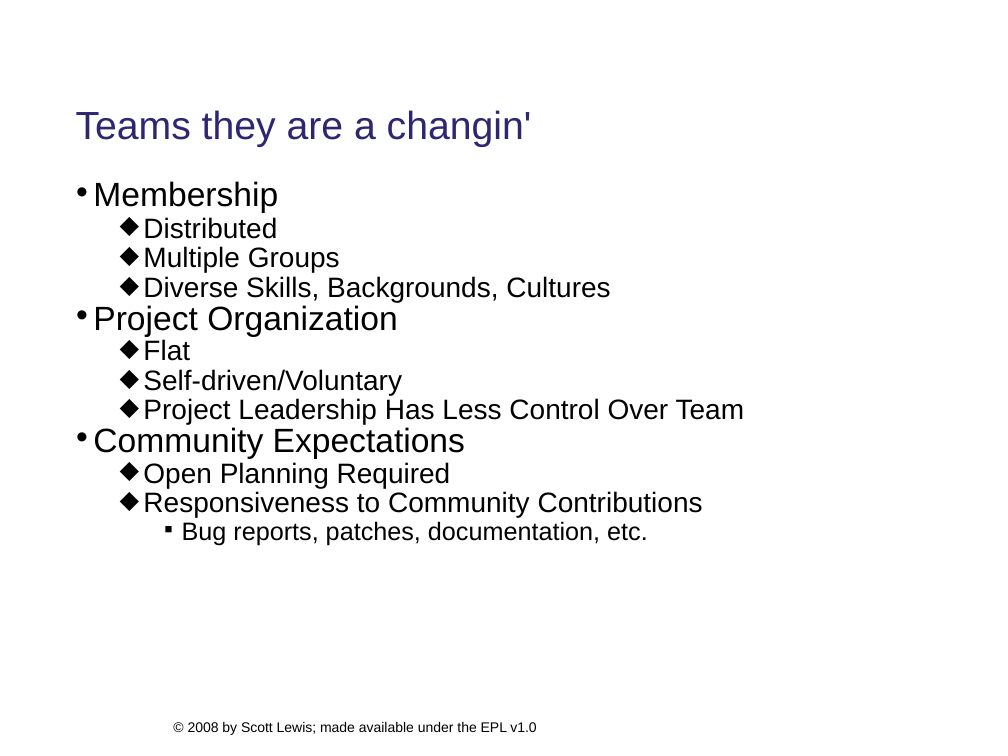
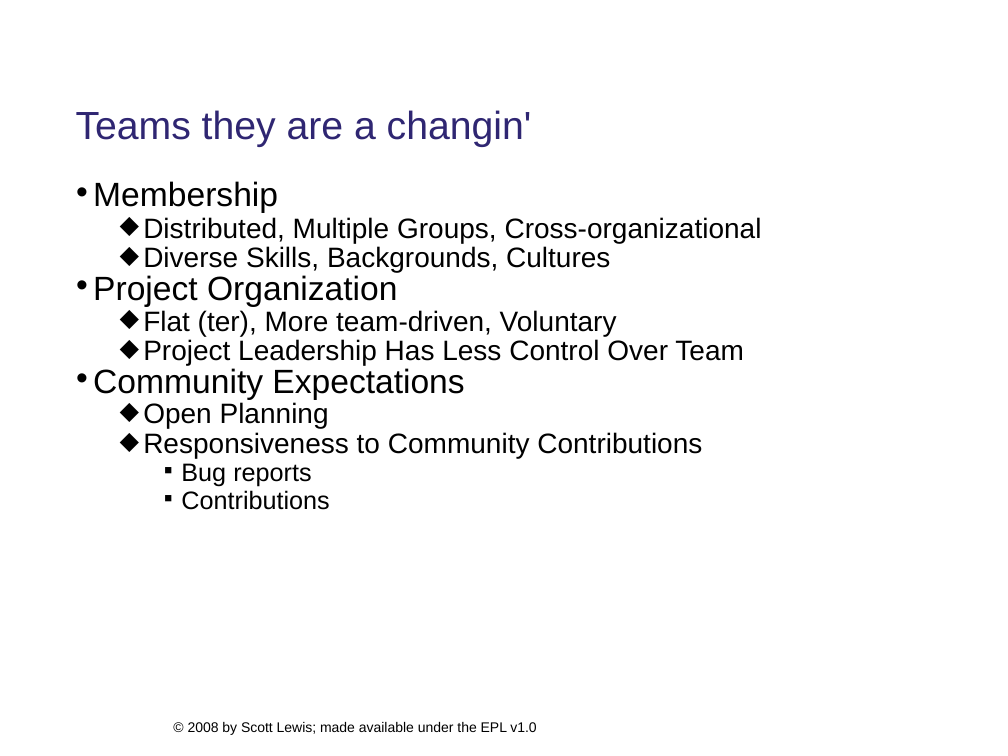
Before and after one commit to eclipse/ecf-website, a slide deck: slide 2 of presentations/eclipsecon2008/longtalk134/ecf_eclipsecon2008_134_DRAFT.ppt. Drawn at 1008x756 pixels with LibreOffice and Linux fonts; fonts in the diff are those of the drawing; background and template pictures are left out. Boxes give left, top, right and bottom in pixels: in the first picture for what was removed or moved away, otherwise in the second. Text is boxed around its words. In the diff, an @@ line names an element or a change of style, - is before the commit and + after.

Commit message:
Slide update

```diff
--- a/presentations/eclipsecon2008/longtalk134/ecf_eclipsecon2008_134_DRAFT.ppt
+++ b/presentations/eclipsecon2008/longtalk134/ecf_eclipsecon2008_134_DRAFT.ppt
@@ text at (x1=143, y1=217, x2=762, y2=243): text changed @@
-  ⬥ Distributed
-  ⬥ Multiple Groups
+  ⬥ Distributed, Multiple Groups, Cross-organizational
@@ text at (x1=143, y1=246, x2=744, y2=458): indent changed @@
@@ text at (x1=143, y1=310, x2=617, y2=336): text changed @@
-  ⬥ Flat
-  ⬥ Self-driven/Voluntary
+  ⬥ Flat (ter), More team-driven, Voluntary
@@ text at (x1=143, y1=402, x2=329, y2=428): text changed @@
-  ⬥ Open Planning Required
+  ⬥ Open Planning
@@ text at (x1=181, y1=463, x2=329, y2=510): text changed @@
-    ▪ Bug reports, patches, documentation, etc.
+    ▪ Bug reports
+    ▪ Contributions
```
Also in this commit, not shown: 15 other slides changed, 1 other file.
